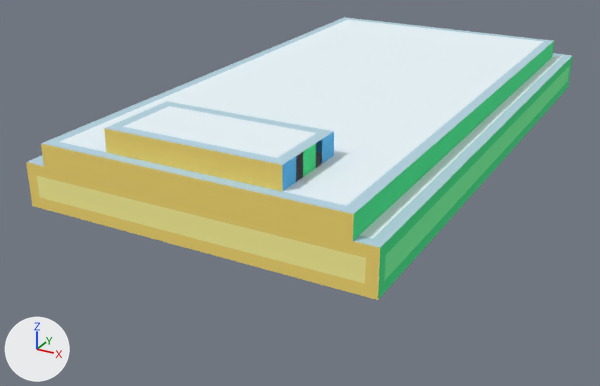
A saved change to the glTF model props/decorations/bed/station_bed.glb.
Before and after are seen from a 50 mm lens placed at (2.19, -4.34, 1.84), pointed at (-0.22, 0.02, -0.34). The axes (+X, +Y, +Z) are drawn at lower left. The lights are the same throughout. The first picture is the older version. Where no turn or scale is listed for an object, it has been applied to the vertices. Vertices at exactly the same position are counted once.
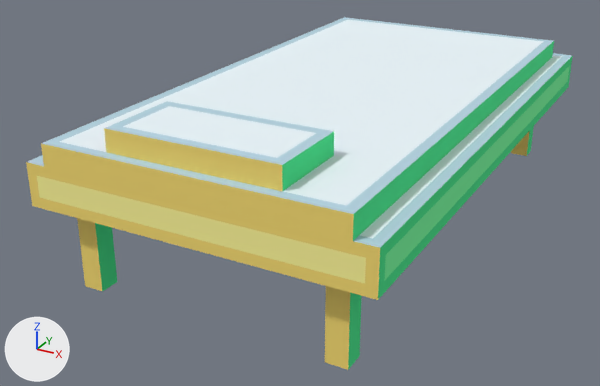
What differs and where, as boxes (x1, y1, x2, y2) in the pictures (600 x 386 px):
'cube.004', added: after (325, 286, 362, 370)
'cube.005', added: after (77, 218, 117, 292)
'cube.002', added: after (511, 126, 534, 156)
part 1 of me_mesh_2, surface changed (blue to green): (282, 132, 334, 191) in both

The edits, one by one:
me_mesh_2 has 8 vertices, 12 faces and spans x -0.5..0.5, y -0.25..0.25, z 0.188..0.312.
me_mesh_2 is used by ob_mesh; location (0.0, -1.188, 0.188).
me_mesh_2 part 1: 4 kept faces spanning x -0.5..0.5, y -0.25..0.25, z 0.188..0.312 get new texture (UV) coordinates.
Mesh me_mesh_6 is new.
It is a box spanning x -0.062..0.062, y -0.062..0.062, z -0.375..0.125.
It uses material mat_material_0.
Mesh me_mesh_5 is new.
It is a box spanning x -0.062..0.062, y -0.062..0.062, z -0.375..0.125.
It uses material mat_material_0.
Mesh me_mesh_3 is new.
It is a box spanning x -0.062..0.062, y -0.062..0.062, z -0.375..0.125.
It uses material mat_material_0.
Object 'cube.005' (ob_cube_005) is new; it shows me_mesh_6.
Its location is (-0.75, -1.312, -0.125).
Object 'cube.004' (ob_cube_004) is new; it shows me_mesh_5.
Its location is (0.75, -1.312, -0.125).
Object 'cube.002' (ob_cube_002) is new; it shows me_mesh_3.
Its location is (0.75, 1.875, -0.125).
